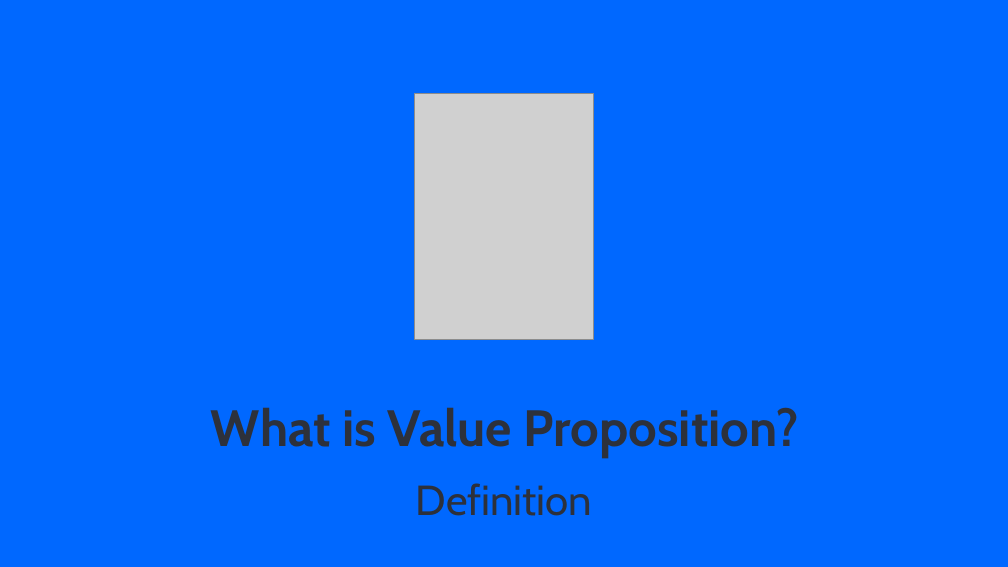
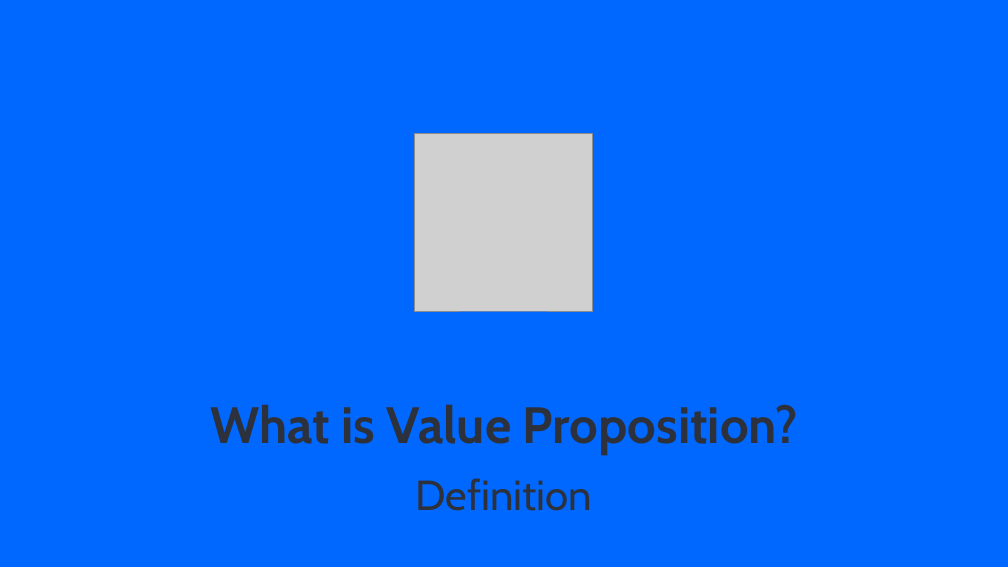
Before and after one commit to SoftUni/SoftUni-Course-Converter, a slide deck: slide 3 of Document-Templates/SoftUni-BUDITEL-PowerPoint-Template-EN-Apr-2024.pptx. Drawn at 1008x567 pixels with LibreOffice and Linux fonts; fonts in the diff are those of the drawing; grey boxes stand for pictures; background and template pictures are left out. Boxes give left, top, right and bottom in pixels: in the first picture for what was removed or moved away, otherwise in the second. Text is boxed around its words. In the diff, an @@ line names an element or a change of style, - is before the commit and + after.

```diff
--- a/Document-Templates/SoftUni-BUDITEL-PowerPoint-Template-EN-Apr-2024.pptx
+++ b/Document-Templates/SoftUni-BUDITEL-PowerPoint-Template-EN-Apr-2024.pptx
@@ picture: place and size @@
-picture at <box>414,93,593,339</box>
+picture at <box>414,134,592,312</box>
@@ title "What is Value Proposition?": place and size @@
-title "What is Value Proposition?" at <box>211,407,799,458</box>
+title "What is Value Proposition?" at <box>210,404,798,454</box>
@@ text "Definition" at <box>416,478,592,511</box>: indent changed; line spacing 0.9 to 1.05; more space between paragraphs; vertical alignment top to middle @@
```
Also in this commit, not shown: 14 other slides changed, 2 slides added, 1 other file.
